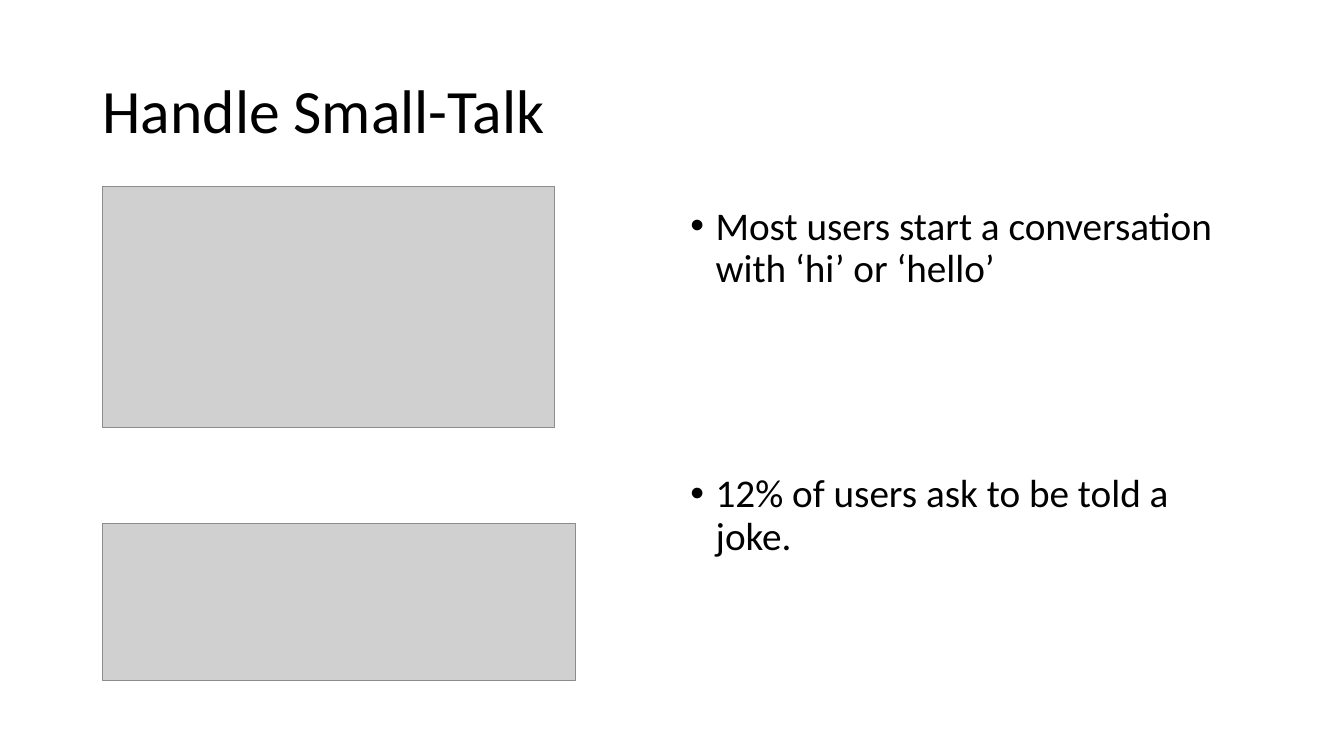
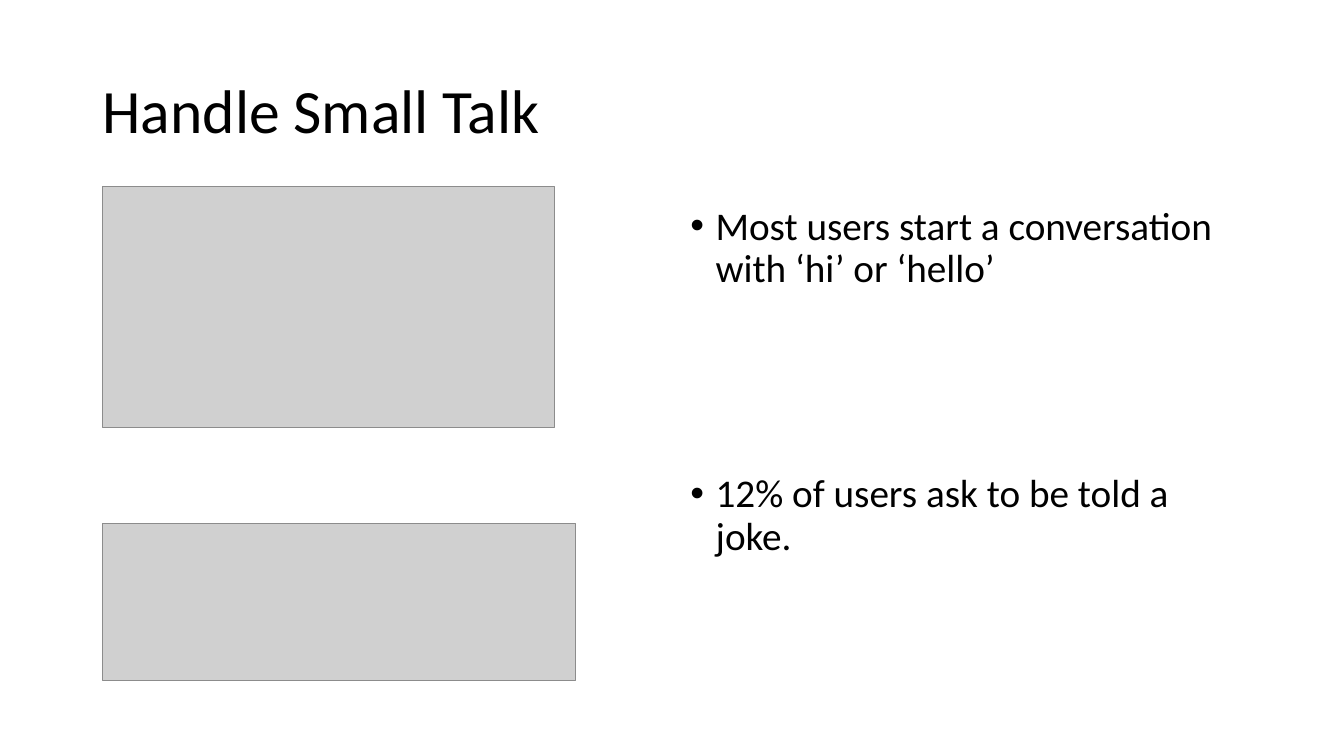
Before and after one commit to aidanmorgan/chatbot-workshop, a slide deck: slide 26 of Chatbots!.pptx (slide 24 before the commit). Drawn at 1344x756 pixels with LibreOffice and Linux fonts; fonts in the diff are those of the drawing; grey boxes stand for pictures; background and template pictures are left out. Boxes give left, top, right and bottom in pixels: in the first picture for what was removed or moved away, otherwise in the second. Text is boxed around its words. In the diff, an @@ line names an element or a change of style, - is before the commit and + after.

```diff
--- a/Chatbots!.pptx
+++ b/Chatbots!.pptx
@@ title at (102, 90, 540, 134): text changed @@
-Handle Small-Talk
+Handle Small Talk
```
Also in this commit, not shown: 6 other slides changed, 5 slides added, 3 slides removed, 1 other file.
